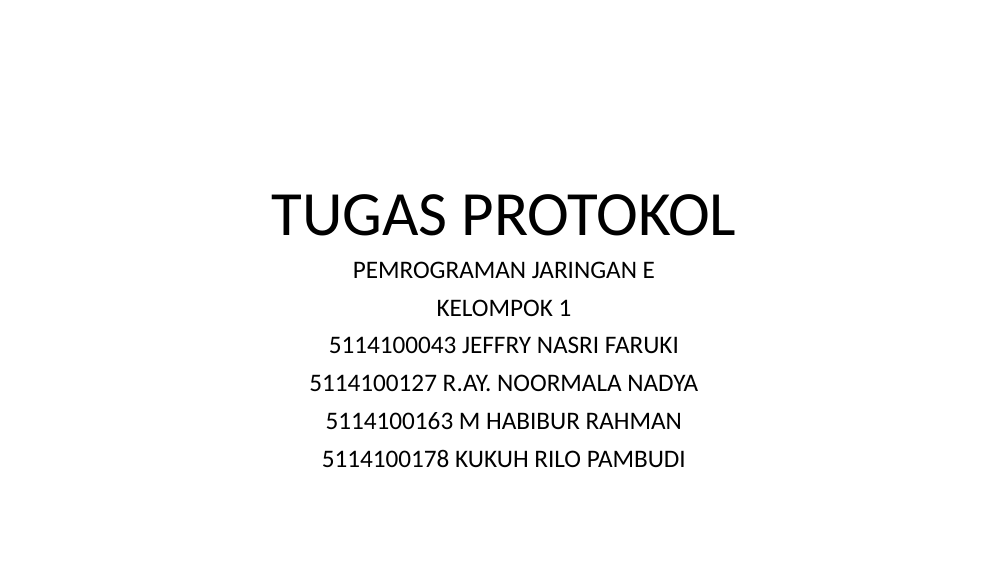
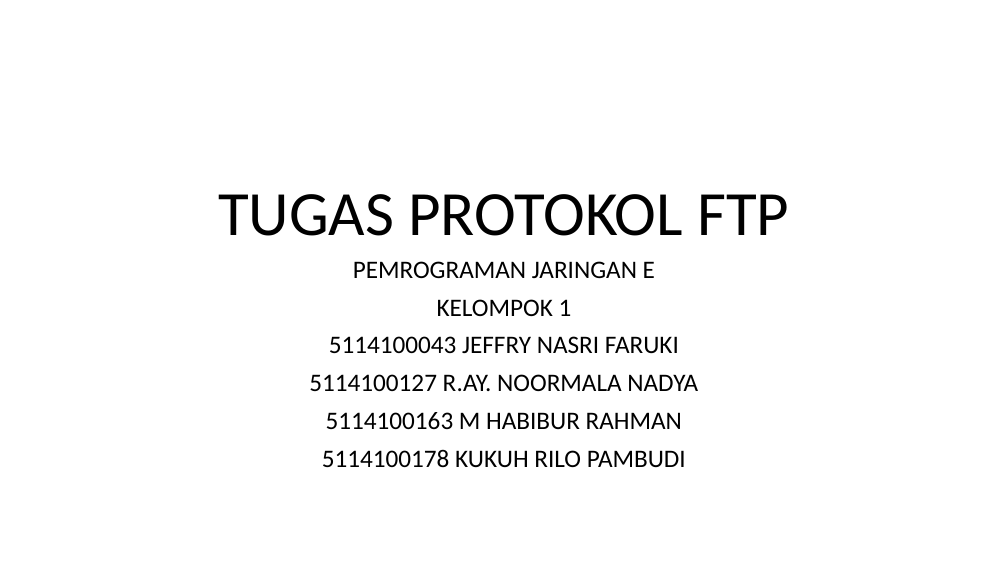
Before and after one commit to jeffrynasri/Kuliah-Progjar-E, a slide deck: slide 1 of TUGAS PROTOKOL.pptx. Drawn at 1008x567 pixels with LibreOffice and Linux fonts; fonts in the diff are those of the drawing; background and template pictures are left out. Boxes give left, top, right and bottom in pixels: in the first picture for what was removed or moved away, otherwise in the second. Text is boxed around its words. In the diff, an @@ line names an element or a change of style, - is before the commit and + after.

Commit message:
v.2(final)

```diff
--- a/TUGAS PROTOKOL.pptx
+++ b/TUGAS PROTOKOL.pptx
@@ title at [218,194,789,236]: text changed @@
-TUGAS PROTOKOL
+TUGAS PROTOKOL FTP
```
Also in this commit, not shown: 6 other slides changed, 10 slides added.
